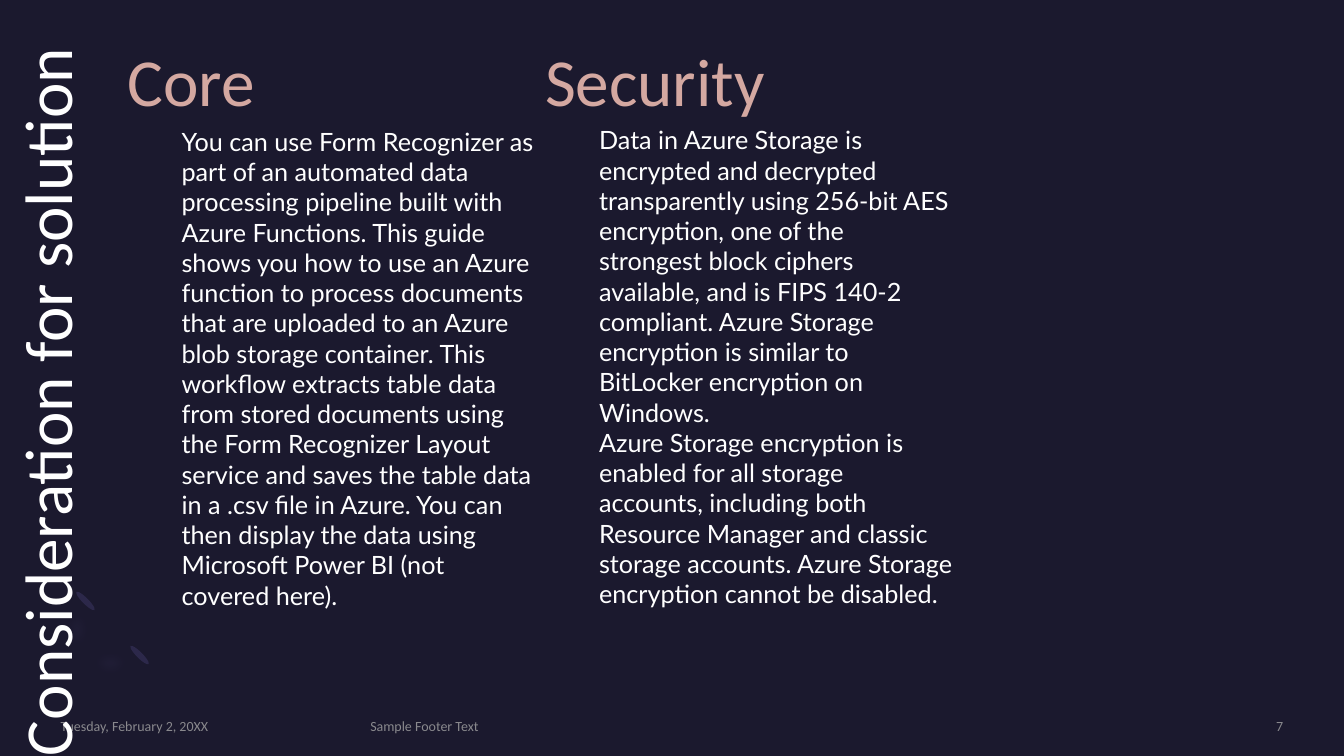
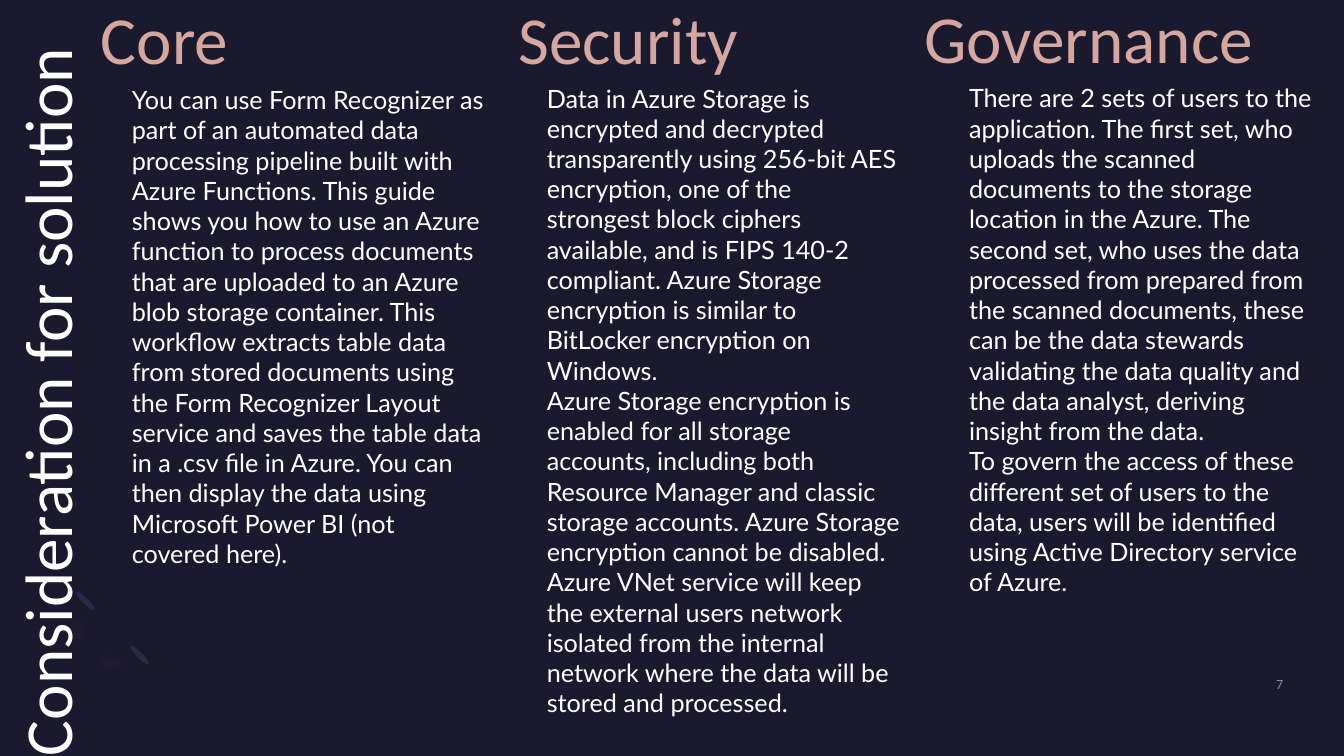
Before and after one commit to joymaitra/TechGIG_SBI_Image_Documentation, a slide deck: slide 7 of Image Document Optimizer.pptx. Drawn at 1344x756 pixels with LibreOffice and Linux fonts; fonts in the diff are those of the drawing. Boxes give left, top, right and bottom in pixels: in the first picture for what was removed or moved away, otherwise in the second. Text is boxed around its words. In the diff, an @@ line names an element or a change of style, - is before the commit and + after.

```diff
--- a/Image Document Optimizer.pptx
+++ b/Image Document Optimizer.pptx
@@ text "Core": place and size @@
-text "Core" at [128,62,255,107]
+text "Core" at [101,20,228,65]
@@ text "Security": place and size @@
-text "Security" at [545,60,764,117]
+text "Security" at [518,18,737,75]
@@ text added at [924,19,1252,64], 48 pt, text #D4A8A1 @@
+Governance
@@ text "You can use Form Recognizer ...": place and size @@
-text "You can use Form Recognizer ..." at [182,132,533,609]
+text "You can use Form Recognizer ..." at [132,90,483,567]
@@ text "Data in Azure Storage is ...": place and size @@
-text "Data in Azure Storage is ..." at [599,130,952,608]
+text "Data in Azure Storage is ..." at [547,89,900,717]
@@ text added at [969,88,1311,591], 18 pt, text #FFFFFF @@
+There are 2 sets of users to the application. The first set, who uploads the scanned documents to the storage location in the Azure. The second set, who uses the data processed from prepared from the scanned documents, these can be the data stewards validating the data quality and the data analyst, deriving insight from the data.
+To govern the access of these different set of users to the data, users will be identified using Active Directory service of Azure.
@@ text at [547,572,888,717]: paragraph added @@
+Azure VNet service will keep the external users network isolated from the internal network where the data will be stored and processed.
@@ page number: place and size @@
-page number at [1276,722,1283,731]
+page number at [1276,680,1283,689]
@@ text removed at [61,721,208,735] @@
-Tuesday, February 2, 20XX
@@ text removed at [370,721,478,733] @@
-Sample Footer Text
```
Also in this commit, not shown: 10 other slides changed.
